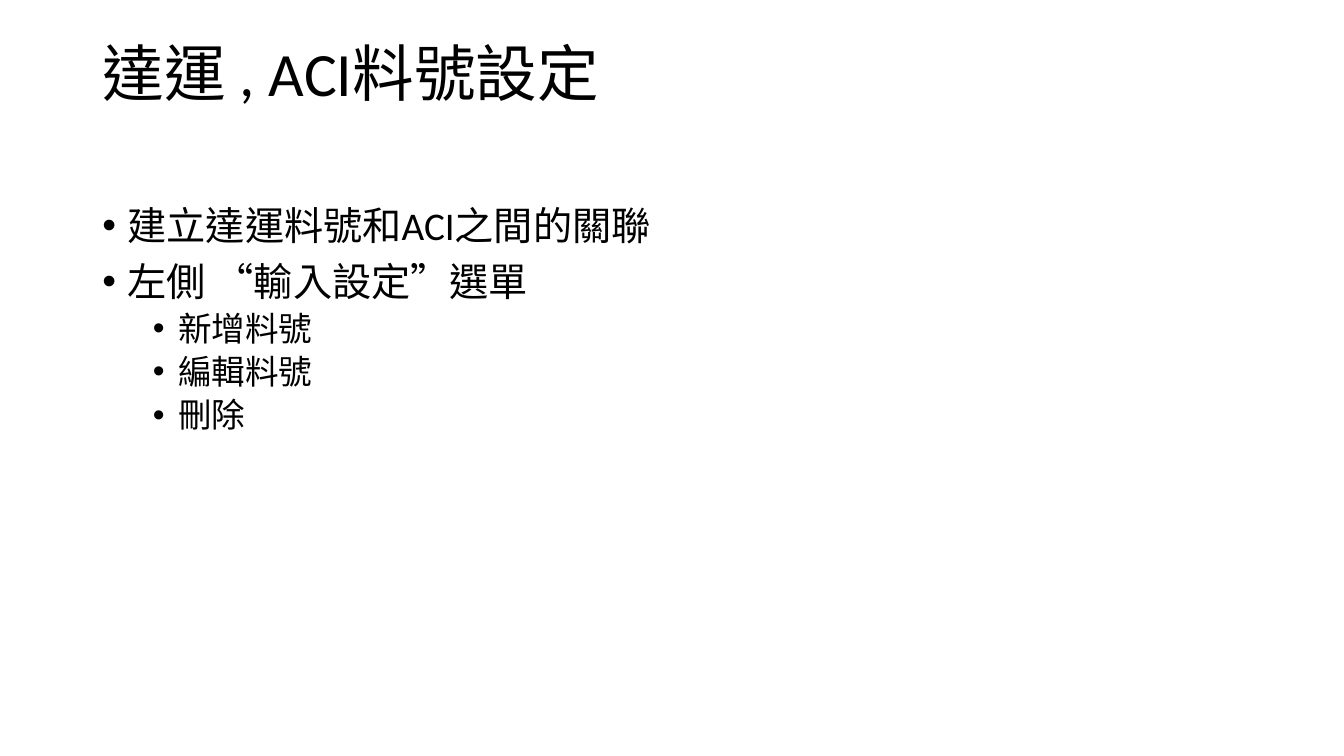
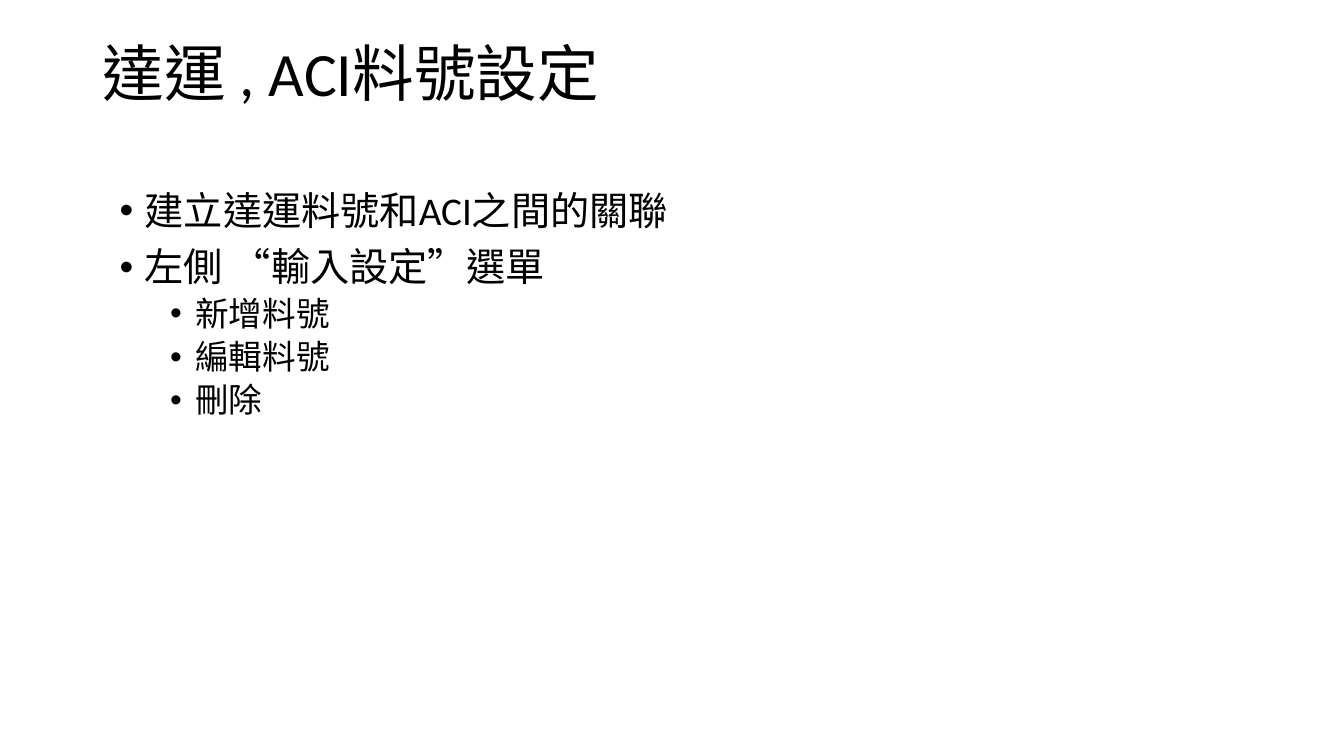
Before and after one commit to CrayHung/twoway-scanner, a slide deck: slide 4 of document/ACI庫存操作.pptx. Drawn at 1344x756 pixels with LibreOffice and Linux fonts; fonts in the diff are those of the drawing. Boxes give left, top, right and bottom in pixels: in the first picture for what was removed or moved away, otherwise in the second. Text is boxed around its words. In the diff, an @@ line names an element or a change of style, - is before the commit and + after.

```diff
--- a/document/ACI庫存操作.pptx
+++ b/document/ACI庫存操作.pptx
@@ text "建立達運料號和ACI之間的關聯": place and size @@
-text "建立達運料號和ACI之間的關聯" at bbox=[128, 207, 651, 430]
+text "建立達運料號和ACI之間的關聯" at bbox=[145, 192, 668, 415]
```
Also in this commit, not shown: 12 other slides changed, 11 slides added, 8 slides removed, 22 other files.
